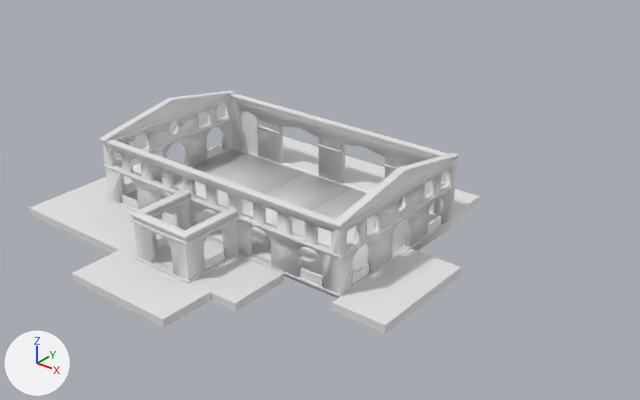
Renders of the Blender file Samree Depot/depot.blend from each side of a commit.
Rendered twice from a 50 mm camera at (64.7, -72.5, 49.2) aimed at (-1.5, 10.3, -2.1). The axes (+X, +Y, +Z) are drawn at lower left. The lights are the same throughout.

The older version as bpy lines, for what is in view:
```python
ob_box = bpy.data.objects.new('Box', me_box)
ob_box.location = (0.0, 0.0, 0.0)
ob_building = bpy.data.objects.new('building', me_plane_001)
ob_building.location = (0.0, 0.0, 0.0)
ob_cement_level_divider = bpy.data.objects.new('cement level divider', me_plane)
ob_cement_level_divider.location = (0.0, 0.0, 0.0)
ob_cube_012 = bpy.data.objects.new('Cube.012', me_cube_051)
ob_cube_012.location = (0.0, 0.0, 0.0)
ob_cube_013 = bpy.data.objects.new('Cube.013', me_cube_055)
ob_cube_013.location = (0.0, 0.0, 0.0)
ob_cube_015 = bpy.data.objects.new('Cube.015', me_cube_057)
ob_cube_015.location = (0.0, 0.0, 0.0)
ob_cutter_006 = bpy.data.objects.new('Cutter.006', me_cutter_006)
ob_cutter_006.parent = ob_cube_012
ob_cutter_006.location = (0.00249, -8.904, 0.195)
ob_cutter_006.rotation_euler = (1.571, 0.0, -1.571)  # degrees (90, 0, -90)
ob_floating_walls = bpy.data.objects.new('floating_walls', me_plane_018)
ob_floating_walls.location = (0.0, 0.0, 0.0)
```
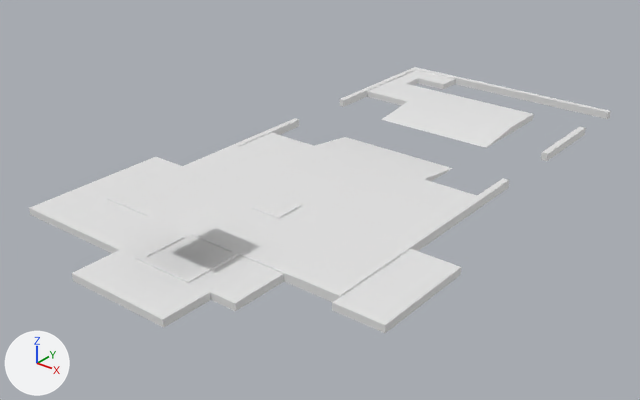
ob_cutter_006 is not drawn itself; it is used by a modifier of ob_cube_012.

What differs and where, as boxes [x1, y1, x2, y2] in the pictures (640 x 400 px):
'Box', reshaped (29% wider, 35% taller): before [29, 136, 480, 333]; after [29, 67, 611, 333]
'building', hidden: before [102, 94, 457, 295]
'cement level divider', hidden: before [99, 90, 460, 258]
'Cube.013', hidden: before [125, 149, 438, 298]
'Cube.015', hidden: before [209, 173, 352, 244]
'Cube.012', deleted, hidden: before [107, 148, 454, 298]
'floating_walls', hidden: before [122, 111, 442, 286]
part 3 of me_box, rebuilt: before [283, 136, 480, 220]; after [239, 133, 477, 215]
part 4 of me_box, added: after [367, 70, 534, 148]
part 5 of me_box, added: after [340, 67, 611, 119]
part 6 of me_box, built on: after [107, 118, 586, 302]

The change, as a diff of the scene's bpy script:
```diff
--- a/Samree Depot/depot.blend.py
+++ b/Samree Depot/depot.blend.py
@@ me_cube_051 @@
-me_cube_051.from_pydata(...)  # 20 vertices, 18 faces; spans x -18.2..18.2, y -18.9..11.2, z 0.0..1.1
+me_cube_051.from_pydata(...)  # 8 vertices, 6 faces; spans x -19.1..19.0, y -10.0..-7.8, z 4.7..6.9
+# me_cube_051 part 1: the whole mesh is rebuilt
@@ me_box @@
-me_box.from_pydata(...)  # 44 vertices, 38 faces; spans x -23.9..24.7, y -25.2..18.6, z 0.0..0.9
+me_box.from_pydata(...)  # 186 vertices, 104 faces; spans x -23.9..24.7, y -25.2..58.4, z 0.0..5.7
+# me_box part 3: the loose piece of 8 vertices spanning x -17.5..17.5, y 11.2..18.6, z 0.0..0.9 is rebuilt with 14 vertices and now spans x -17.4..17.3, y 11.2..25.9, z 0.0..0.9
+# me_box part 4: a new loose piece of 26 vertices spanning x -17.4..9.3, y 35.3..57.5, z 0.0..0.9
+# me_box part 5: a new loose piece of 24 vertices spanning x -18.2..18.2, y 36.2..58.4, z 0.0..1.1
+# me_box part 6: 2 vertices removed from x -7.0..7.2, y -11.2, z 0.0; 88 vertices added at x -18.2..18.2, y -18.9..49.0, z 0.0..5.7
@@ me_plane_001 @@
-me_plane_001.from_pydata(...)  # 44 vertices, 28 faces; spans x -18.1..18.1, y -18.7..11.2, z 1.1..11.0
+me_plane_001.from_pydata(...)  # 1780 vertices, 853 faces; spans x -18.1..18.1, y -18.7..58.2, z 1.1..11.0
+# me_plane_001 part 2: 1736 vertices added at x -18.1..18.1, y -18.7..58.2, z 1.1..8.2
@@ me_cube_068 @@
+me_cube_068.from_pydata(...)  # a box spanning x -19.1..19.0, y -10.0..-7.8, z 4.7..6.9
+me_cube_068.polygons.foreach_set('use_smooth', [True] * 6)
@@ me_cube_066 @@
+me_cube_066 = me_cube_068.copy(); me_cube_066.name = 'Cube.066'
@@ ob_cube_012 @@
 ob_cube_012 = bpy.data.objects.new('Cube.012', me_cube_051)
-ob_cube_012.location = (0.0, 0.0, 0.0)
-_m = ob_cube_012.modifiers.new('Boolean', 'BOOLEAN')
-_m.object = ob_cutter
-_m.solver = 'FLOAT'
-_m = ob_cube_012.modifiers.new('Boolean.001', 'BOOLEAN')
-_m.object = ob_cutter_005
-_m.solver = 'FLOAT'
-_m = ob_cube_012.modifiers.new('Boolean.002', 'BOOLEAN')
-_m.object = ob_cutter_006
-_m.solver = 'FLOAT'
+ob_cube_012.location = (0.0, 21.3, -3.4)
+ob_cube_012.visible_camera = False
+ob_cube_012.visible_diffuse = False
+ob_cube_012.visible_glossy = False
+ob_cube_012.visible_transmission = False
+ob_cube_012.visible_shadow = False
+_m = ob_cube_012.modifiers.new('Array', 'ARRAY')
+_m.count = 4
+_m.use_constant_offset = True
+_m.constant_offset_displace = (0.0, 3.69, 0.0)
+_m.use_relative_offset = False
+_m.relative_offset_displace = (0.0, 0.0, 0.0)
+ob_cube_012.hide_render = True
@@ ob_cube_013 @@
-ob_cube_013 = bpy.data.objects.new('Cube.013', me_cube_055)
-ob_cube_013.location = (0.0, 0.0, 0.0)
-_m = ob_cube_013.modifiers.new('Boolean', 'BOOLEAN')
-_m.object = ob_cutter
-_m.operation = 'INTERSECT'
-_m.solver = 'FLOAT'
-_m = ob_cube_013.modifiers.new('Boolean.001', 'BOOLEAN')
-_m.object = ob_cutter_004
-_m.solver = 'FLOAT'
+ob_cube_013 = bpy.data.objects.new('Cube.013', me_cube_066)
+ob_cube_013.location = (0.0, 47.6, -3.4)
+ob_cube_013.visible_camera = False
+ob_cube_013.visible_diffuse = False
+ob_cube_013.visible_glossy = False
+ob_cube_013.visible_transmission = False
+ob_cube_013.visible_shadow = False
+_m = ob_cube_013.modifiers.new('Array', 'ARRAY')
+_m.count = 5
+_m.use_constant_offset = True
+_m.constant_offset_displace = (0.0, 4.05, 0.0)
+_m.use_relative_offset = False
+_m.relative_offset_displace = (0.0, 0.0, 0.0)
+ob_cube_013.hide_render = True
@@ ob_cube_015 @@
-ob_cube_015 = bpy.data.objects.new('Cube.015', me_cube_057)
-ob_cube_015.location = (0.0, 0.0, 0.0)
-_m = ob_cube_015.modifiers.new('Boolean', 'BOOLEAN')
-_m.object = ob_cutter
-_m.operation = 'INTERSECT'
-_m.solver = 'FLOAT'
-_m = ob_cube_015.modifiers.new('Boolean.001', 'BOOLEAN')
-_m.object = ob_cutter_004
-_m.operation = 'INTERSECT'
-_m.solver = 'FLOAT'
+ob_cube_015 = bpy.data.objects.new('Cube.015', me_cube_068)
+ob_cube_015.location = (-6.4, 58.3, -3.4)
+ob_cube_015.scale = (0.0892, 1.0, 1.0)
+ob_cube_015.visible_camera = False
+ob_cube_015.visible_diffuse = False
+ob_cube_015.visible_glossy = False
+ob_cube_015.visible_transmission = False
+ob_cube_015.visible_shadow = False
+_m = ob_cube_015.modifiers.new('Array', 'ARRAY')
+_m.count = 8
+_m.use_constant_offset = True
+_m.constant_offset_displace = (0.0, 4.455, 0.0)
+_m.use_relative_offset = False
+_m.relative_offset_displace = (0.0, 0.0, 0.0)
+ob_cube_015.hide_render = True
@@ ob_cutter_006 @@
-ob_cutter_006 = bpy.data.objects.new('Cutter.006', me_cutter_006)
@@ ob_building @@
 ob_building.location = (0.0, 0.0, 0.0)
-_m = ob_building.modifiers.new('Boolean', 'BOOLEAN')
-_m.object = ob_cube
-_m.solver = 'FLOAT'
-_m = ob_building.modifiers.new('Boolean.001', 'BOOLEAN')
-_m.object = ob_cube_003
-_m.solver = 'FLOAT'
-_m = ob_building.modifiers.new('Boolean.004', 'BOOLEAN')
-_m.object = ob_cube_007
-_m.solver = 'FLOAT'
-_m = ob_building.modifiers.new('Boolean.005', 'BOOLEAN')
-_m.object = ob_cube_008
-_m.solver = 'FLOAT'
-_m = ob_building.modifiers.new('Boolean.006', 'BOOLEAN')
-_m.object = ob_cube_005
-_m.solver = 'FLOAT'
-_m = ob_building.modifiers.new('Boolean.007', 'BOOLEAN')
-_m.object = ob_square_holes_001
-_m.solver = 'FLOAT'
-_m = ob_building.modifiers.new('Boolean.008', 'BOOLEAN')
-_m.object = ob_circle
-_m.solver = 'FLOAT'
-_m = ob_building.modifiers.new('Boolean.002', 'BOOLEAN')
-_m.object = ob_cube_004
-_m.solver = 'FLOAT'
-_m = ob_building.modifiers.new('Boolean.003', 'BOOLEAN')
-_m.object = ob_cube_006
-_m.solver = 'FLOAT'
-_m = ob_building.modifiers.new('Boolean.009', 'BOOLEAN')
-_m.object = ob_cube_010
-_m.solver = 'FLOAT'
+_m = ob_building.modifiers.new('decimate', 'DECIMATE')
+_m.decimate_type = 'DISSOLVE'
+_m.angle_limit = 0.000873
+_m.delimit = {'NORMAL', 'SHARP'}
+_m = ob_building.modifiers.new('Triangulate', 'TRIANGULATE')
+ob_building.hide_set(True)
@@ ob_cement_level_divider @@
 _m = ob_cement_level_divider.modifiers.new('Boolean.003', 'BOOLEAN')
 _m.solver = 'FLOAT'
+ob_cement_level_divider.hide_set(True)  # its collection is switched off
@@ ob_floating_walls @@
 ob_floating_walls.location = (0.0, 0.0, 0.0)
+ob_floating_walls.hide_set(True)  # its collection is switched off
```
